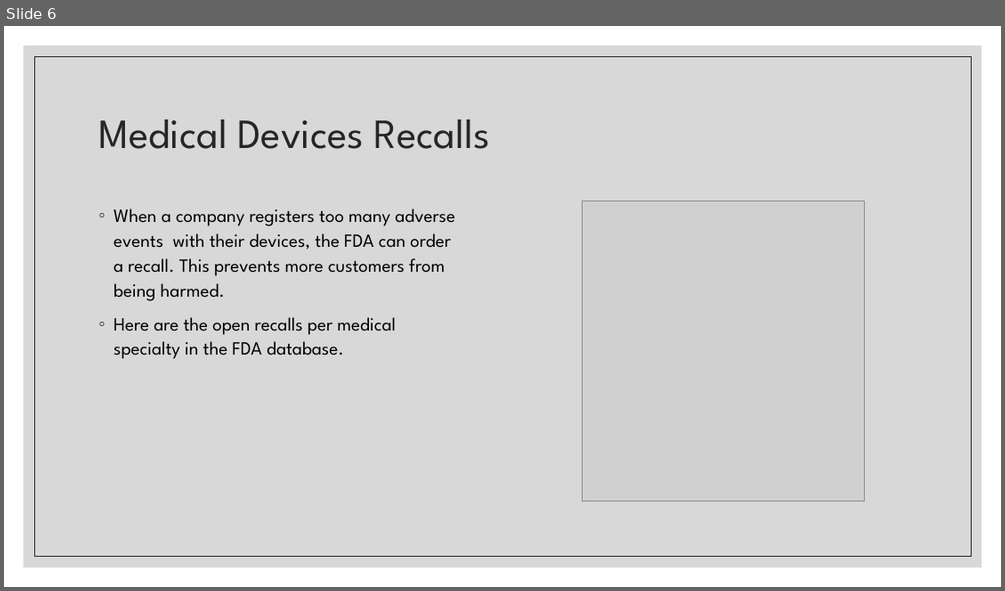
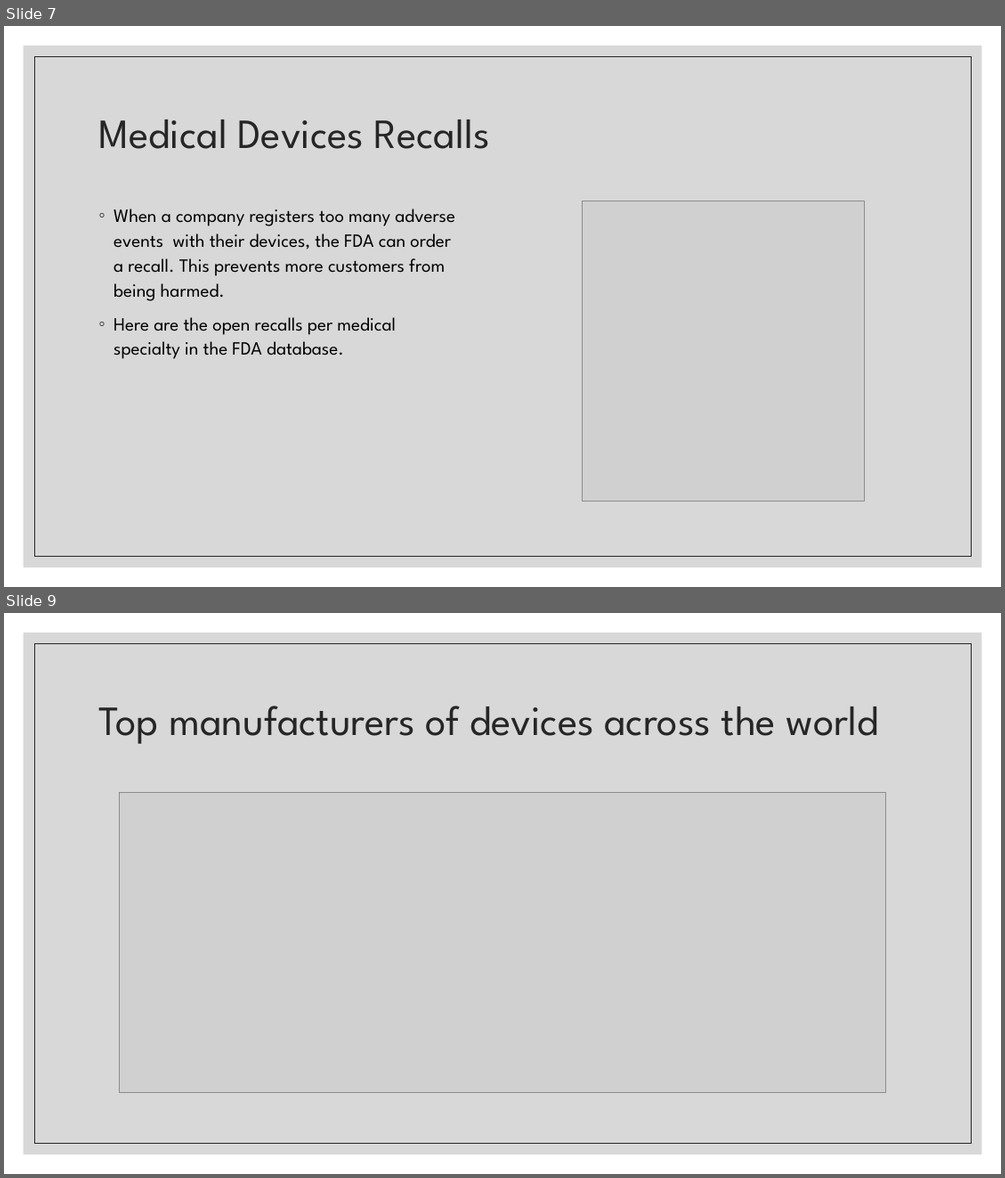
Before and after one commit to Cosette3737/Project1GroupB, a slide deck: Medical Device Report.pptx. Shown one above the other, each under a label of ours: slide 6 before the commit, slides 7 and 9 after it; the slides between them are not shown. The pictures are 1005x591 and 1005x1178 pixels, drawn with LibreOffice and Linux fonts; fonts in the diff are those of the drawing; grey boxes stand for pictures. Boxes give left, top, right and bottom in pixels: in the first picture for what was removed or moved away, otherwise in the second. Text is boxed around its words. In the diff, an @@ line names an element or a change of style, - is before the commit and + after.

```diff
--- a/Medical Device Report.pptx
+++ b/Medical Device Report.pptx
@@ slide 9 added at (4, 613, 1001, 1174), background #FFFFFF; not listed: 2 template elements that a slide beside it also shows @@
@@ title added at (98, 706, 879, 744), 40 pt, text #262626 @@
+Top manufacturers of devices across the world
@@ picture added at (119, 793, 886, 1093) @@
@@ what was slide 6 is now slide 7 @@
```
Also in this commit, not shown: 1 slide changed, 3 other slides added, 1 slide removed.
